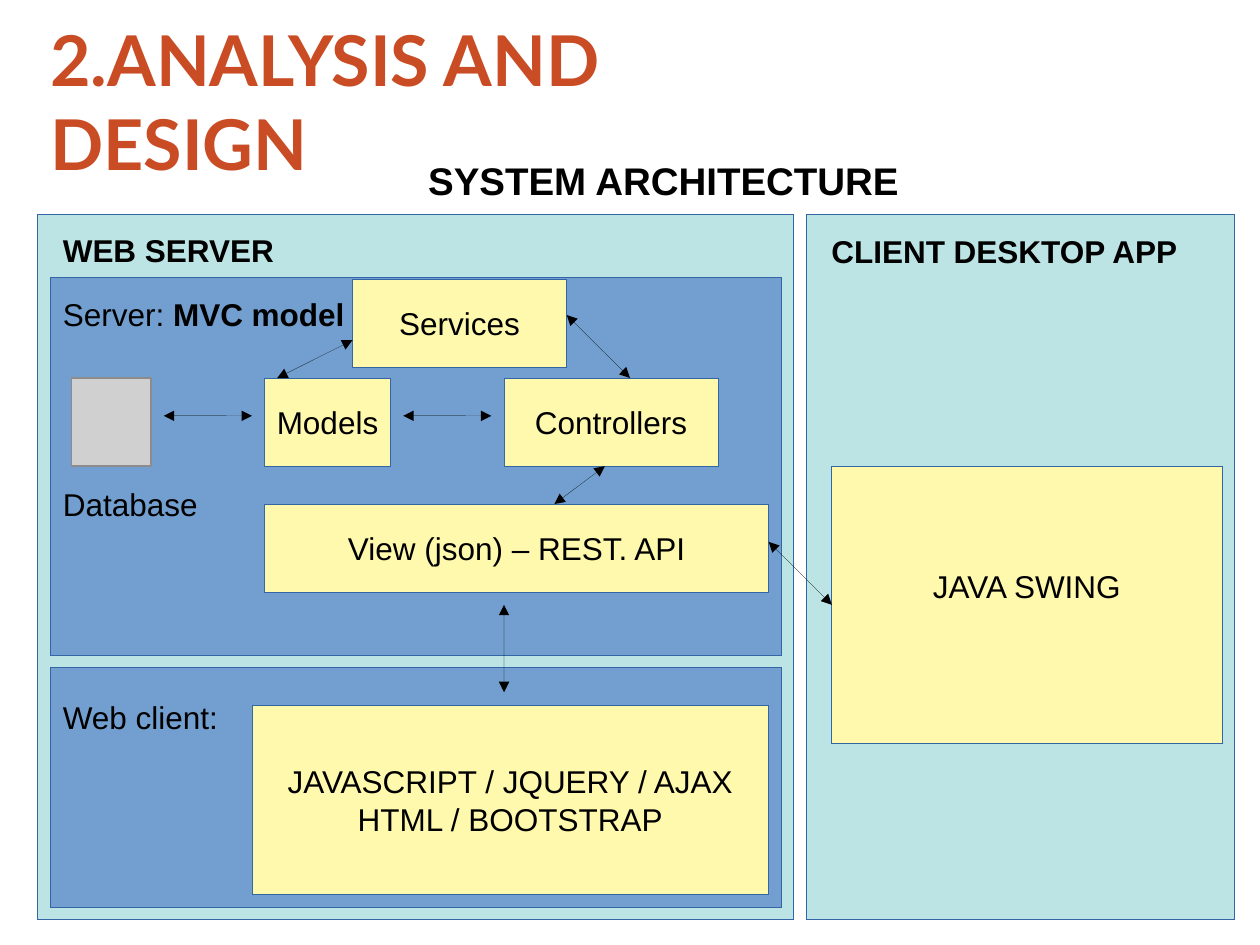
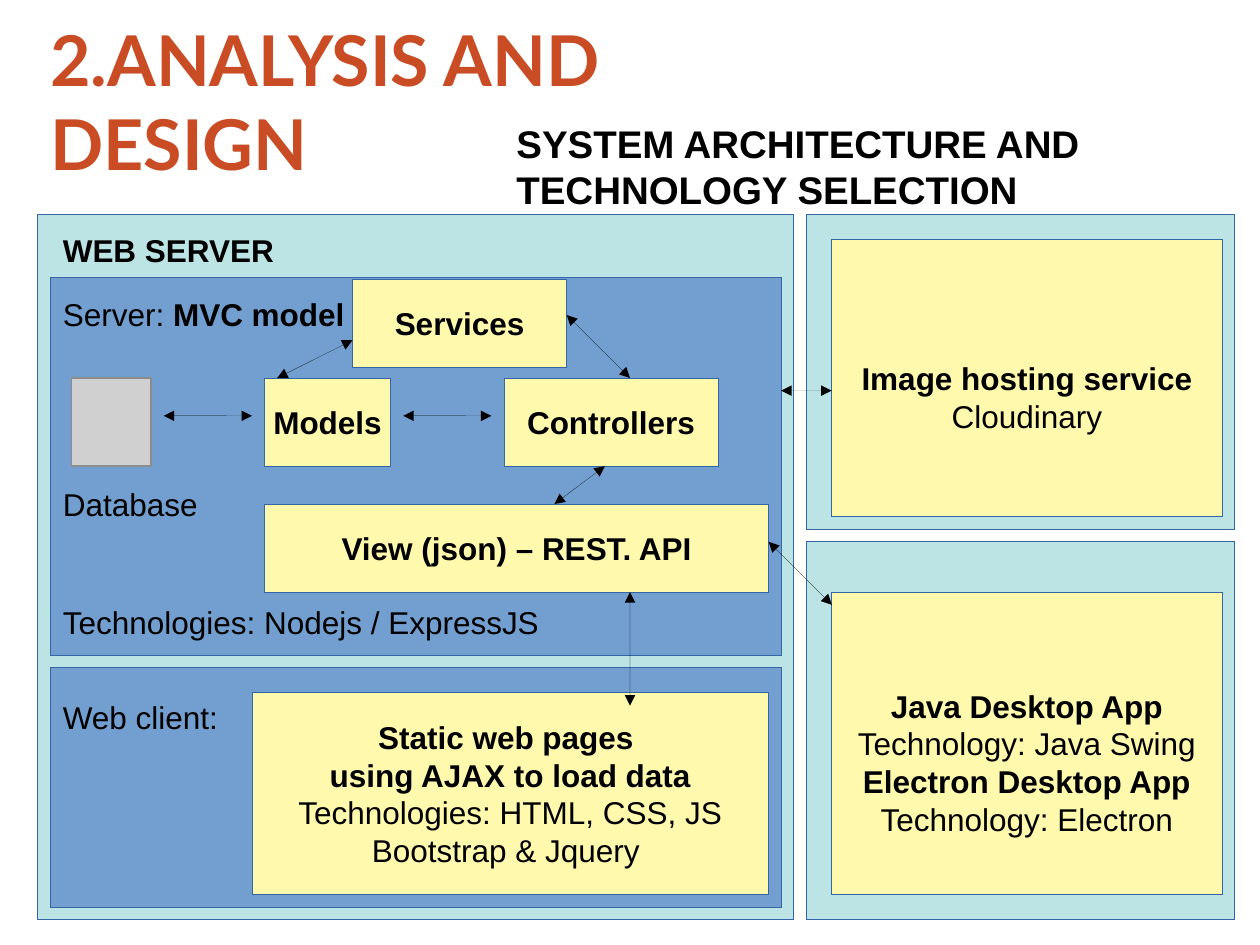
Before and after one commit to thoatran/iCT-Flashcard, a slide deck: slide 5 of docs/ReportSlides.odp. Drawn at 1260x945 pixels with LibreOffice and Linux fonts; fonts in the diff are those of the drawing; grey boxes stand for pictures; background and template pictures are left out. Boxes give left, top, right and bottom in pixels: in the first picture for what was removed or moved away, otherwise in the second. Text is boxed around its words. In the diff, an @@ line names an element or a change of style, - is before the commit and + after.

```diff
--- a/docs/ReportSlides.odp
+++ b/docs/ReportSlides.odp
@@ text at box(516, 131, 1079, 205): text changed @@
-SYSTEM ARCHITECTURE
+SYSTEM ARCHITECTURE AND TECHNOLOGY SELECTION
@@ rectangle added at box(806, 214, 1235, 529), fill #BCE4E5, outline #3465A4 0 pt @@
@@ rectangle added at box(832, 239, 1222, 517), fill #FFF9AE, outline #3465A4 0 pt, 18 pt, text #000000, bold @@
+Image hosting service
+Cloudinary
@@ text removed at box(831, 241, 1177, 264) @@
-CLIENT DESKTOP APP
@@ bold on in 4 elements at box(265, 378, 391, 466), box(504, 378, 718, 466), box(265, 504, 769, 592), box(353, 278, 567, 367) @@
@@ double arrow added from (781, 391) to (832, 391), #000000 0 pt @@
@@ rectangle removed at box(832, 466, 1222, 743) @@
-JAVA SWING
@@ rectangle: place and size @@
-rectangle at box(806, 214, 1235, 920)
+rectangle at box(806, 542, 1235, 920)
@@ double arrow moved from (504, 605) - (504, 692) to (630, 592) - (630, 706) @@
@@ rectangle added at box(832, 592, 1222, 895), fill #FFF9AE, outline #3465A4 0 pt, 18 pt, text #000000 @@
+Java Desktop App
+Technology: Java Swing
+Electron Desktop App
+Technology: Electron
@@ text added at box(63, 611, 538, 640), 18 pt, text #000000 @@
+Technologies: Nodejs / ExpressJS
@@ rectangle "Static web pages": place and size @@
-rectangle "Static web pages" at box(252, 706, 769, 895)
+rectangle "Static web pages" at box(252, 692, 769, 895)
@@ text in rectangle at box(298, 726, 722, 868): text changed @@
-JAVASCRIPT / JQUERY / AJAX
-HTML / BOOTSTRAP
+Static web pages
+using AJAX to load data
+Technologies: HTML, CSS, JS
+Bootstrap & Jquery
```
Also in this commit, not shown: 7 other slides changed, 1 slide added, 1 other file.
